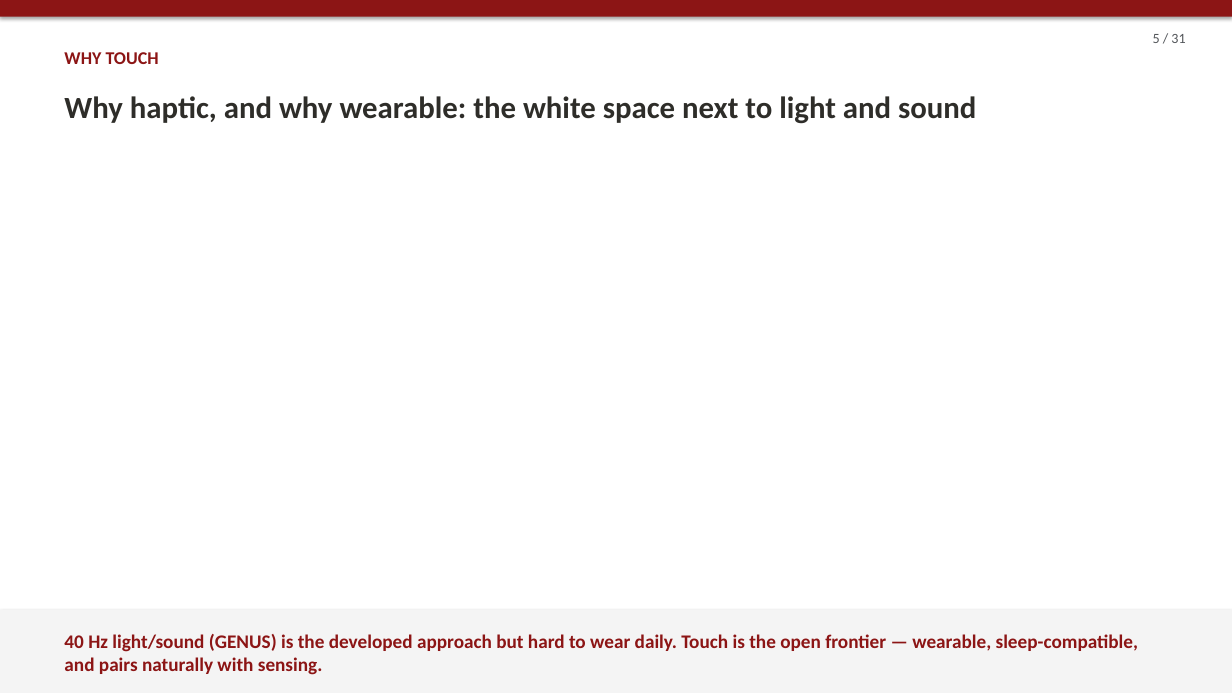
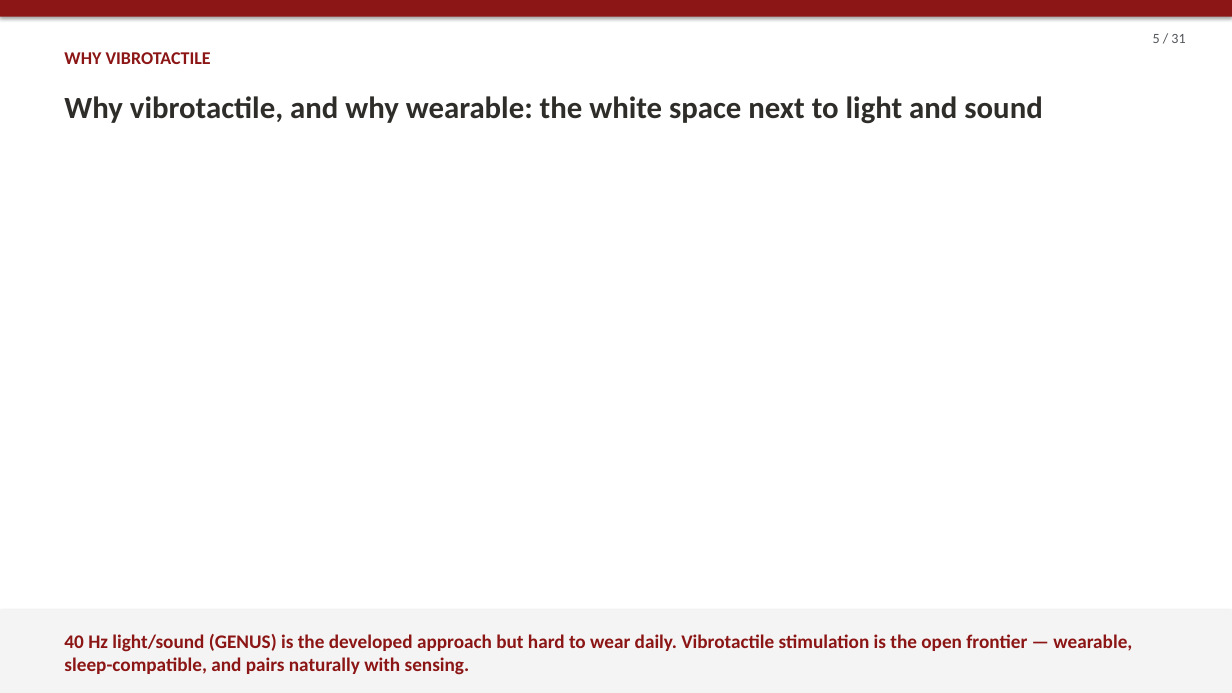
Before and after one commit to wehabit/hpaticmousebuzsakilab, a slide deck: slide 5 of presentation/haptic_brain_talk.pptx. Drawn at 1232x693 pixels with LibreOffice and Linux fonts; fonts in the diff are those of the drawing. Boxes give left, top, right and bottom in pixels: in the first picture for what was removed or moved away, otherwise in the second. Text is boxed around its words. In the diff, an @@ line names an element or a change of style, - is before the commit and + after.

```diff
--- a/presentation/haptic_brain_talk.pptx
+++ b/presentation/haptic_brain_talk.pptx
@@ text at bbox=[64, 52, 211, 64]: text changed @@
-WHY TOUCH
+WHY VIBROTACTILE
@@ text at bbox=[64, 96, 1042, 124]: text changed @@
-Why haptic, and why wearable: the white space next to light and sound
+Why vibrotactile, and why wearable: the white space next to light and sound
@@ text at bbox=[64, 634, 1132, 675]: text changed @@
-40 Hz light/sound (GENUS) is the developed approach but hard to wear daily. Touch is the open frontier — wearable, sleep-compatible, and pairs naturally with sensing.
+40 Hz light/sound (GENUS) is the developed approach but hard to wear daily. Vibrotactile stimulation is the open frontier — wearable, sleep-compatible, and pairs naturally with sensing.
```
Also in this commit, not shown: 7 other slides changed, 2 other files.
